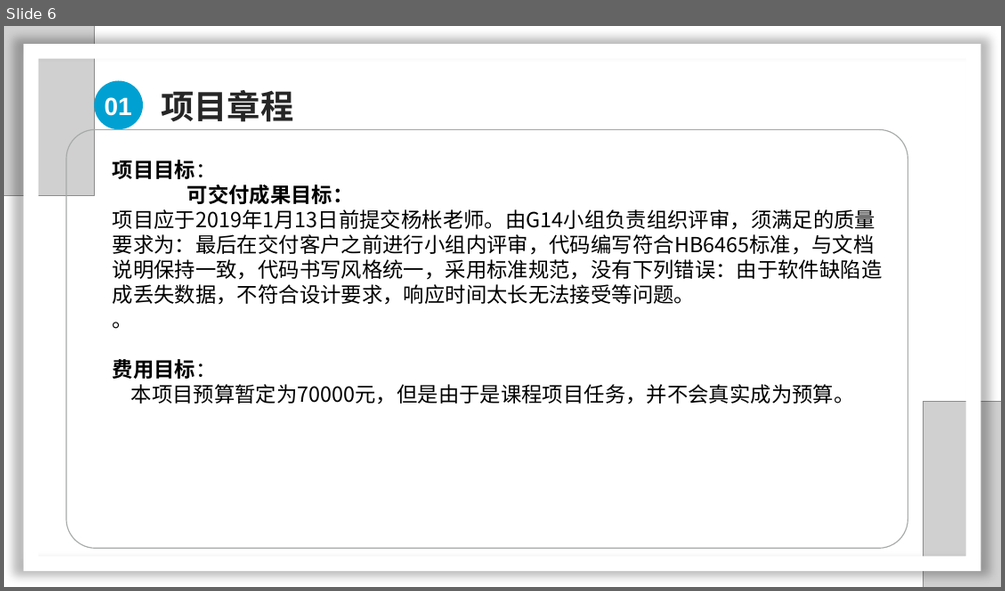
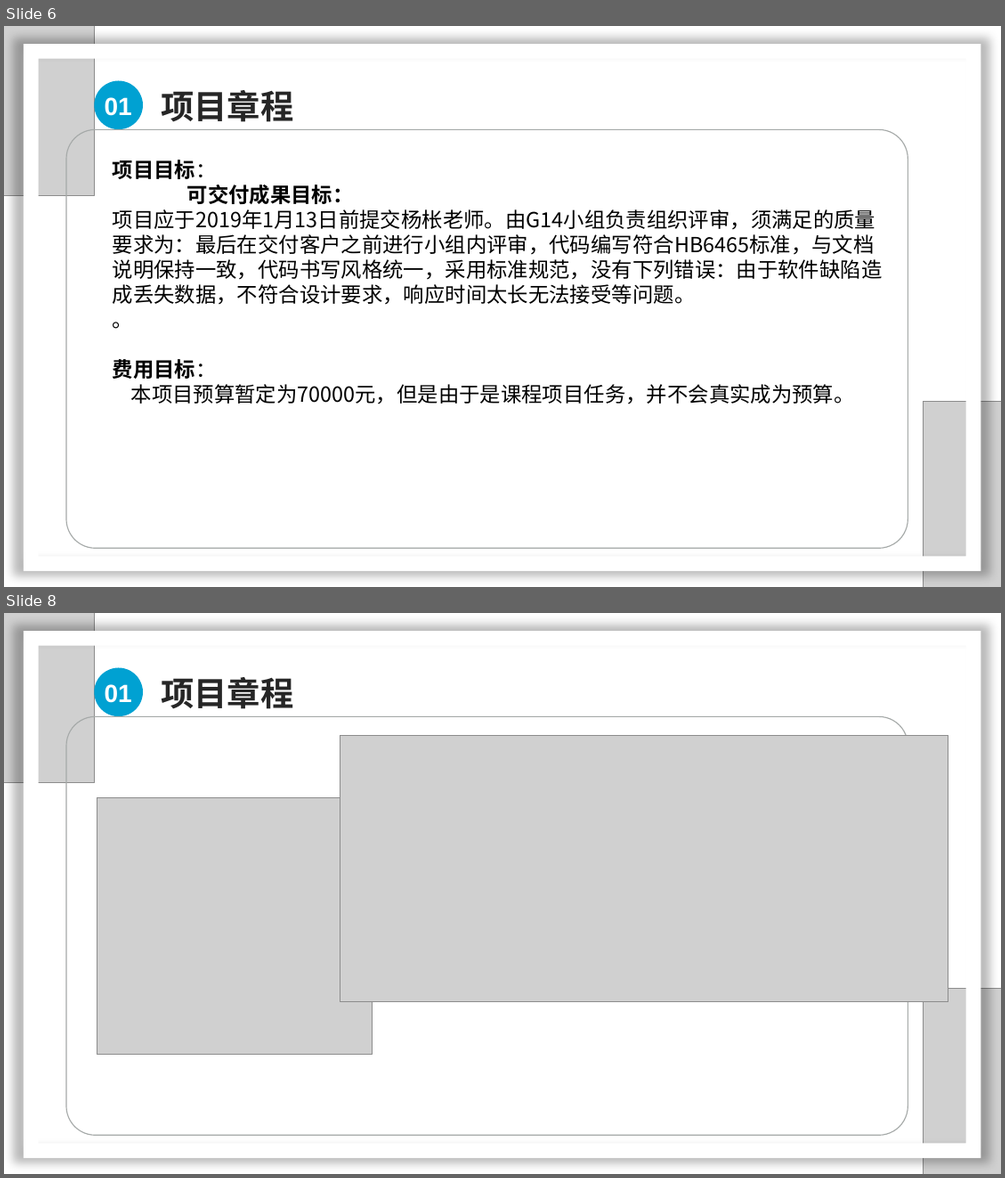
Before and after one commit to SarielX98/PRD2018G14, a slide deck: 受控文档/PPT/PRD2018-G14-软件需求工程审核PPT.pptx. Shown one above the other, each under a label of ours: slide 6 before the commit, slides 6 and 8 after it; the slides between them are not shown. The pictures are 1005x591 and 1005x1178 pixels, drawn with LibreOffice and Linux fonts; fonts in the diff are those of the drawing; grey boxes stand for pictures; background and template pictures are left out. Boxes give left, top, right and bottom in pixels: in the first picture for what was removed or moved away, otherwise in the second. Text is boxed around its words. In the diff, an @@ line names an element or a change of style, - is before the commit and + after.

```diff
--- a/受控文档/PPT/PRD2018-G14-软件需求工程审核PPT.pptx
+++ b/受控文档/PPT/PRD2018-G14-软件需求工程审核PPT.pptx
@@ slide 8 added at (4,613,1001,1174), background #FFFFFF @@
@@ picture added at (4,613,95,783) @@
@@ frame added at (24,631,980,1159), fill #FFFFFF @@
@@ ellipse added at (95,667,143,716), fill #00A1D2 @@
@@ text added at (105,684,132,703), 24 pt, text #FFFFFF, bold @@
+01
@@ text added at (161,677,293,709), 32 pt, text #262626, bold @@
+项目章程
@@ rounded rectangle added at (66,717,907,1135), outline #A6AAA9 1 pt @@
@@ picture added at (340,735,947,1001) @@
@@ picture added at (97,797,372,1054) @@
@@ picture added at (923,988,1001,1174) @@
```
Also in this commit, not shown: 11 slides changed, 7 other slides added, 4 other files.
